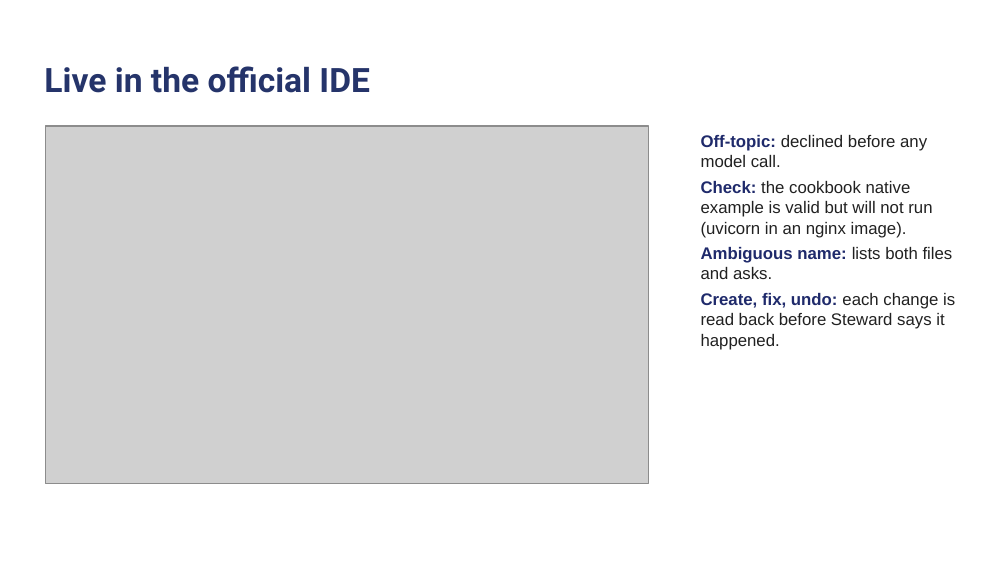
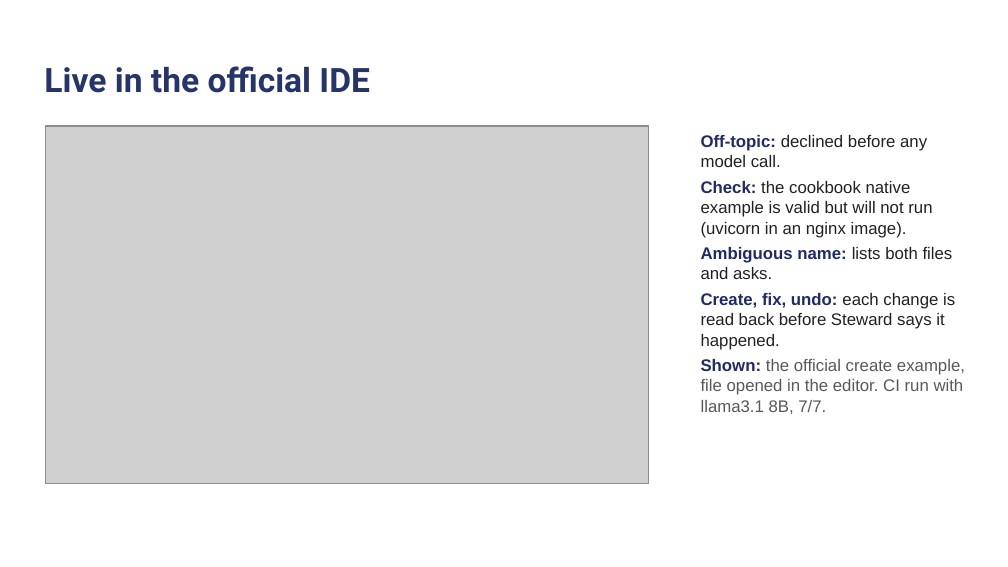
Before and after one commit to Faadil1/veles-hack-2026, a slide deck: slide 7 of docs/pitch/Hyperion-Steward-VelesHack.pptx. Drawn at 1008x567 pixels with LibreOffice and Linux fonts; fonts in the diff are those of the drawing; grey boxes stand for pictures; background and template pictures are left out. Boxes give left, top, right and bottom in pixels: in the first picture for what was removed or moved away, otherwise in the second. Text is boxed around its words. In the diff, an @@ line names an element or a change of style, - is before the commit and + after.

```diff
--- a/docs/pitch/Hyperion-Steward-VelesHack.pptx
+++ b/docs/pitch/Hyperion-Steward-VelesHack.pptx
@@ text at [701,359,965,414]: paragraph added @@
+Shown: the official create example, file opened in the editor. CI run with llama3.1 8B, 7/7.
```
Also in this commit, not shown: 2 other slides changed, 4 other files.
